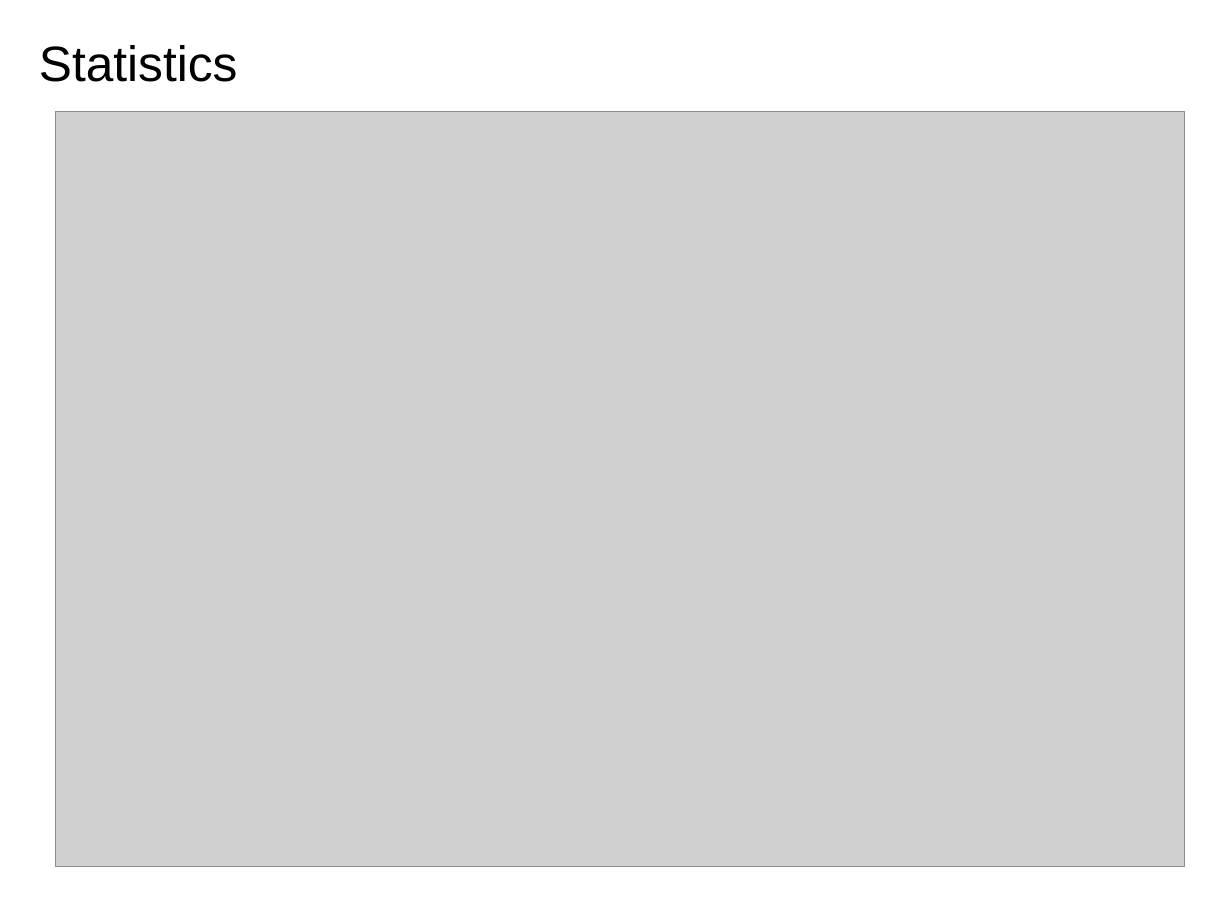
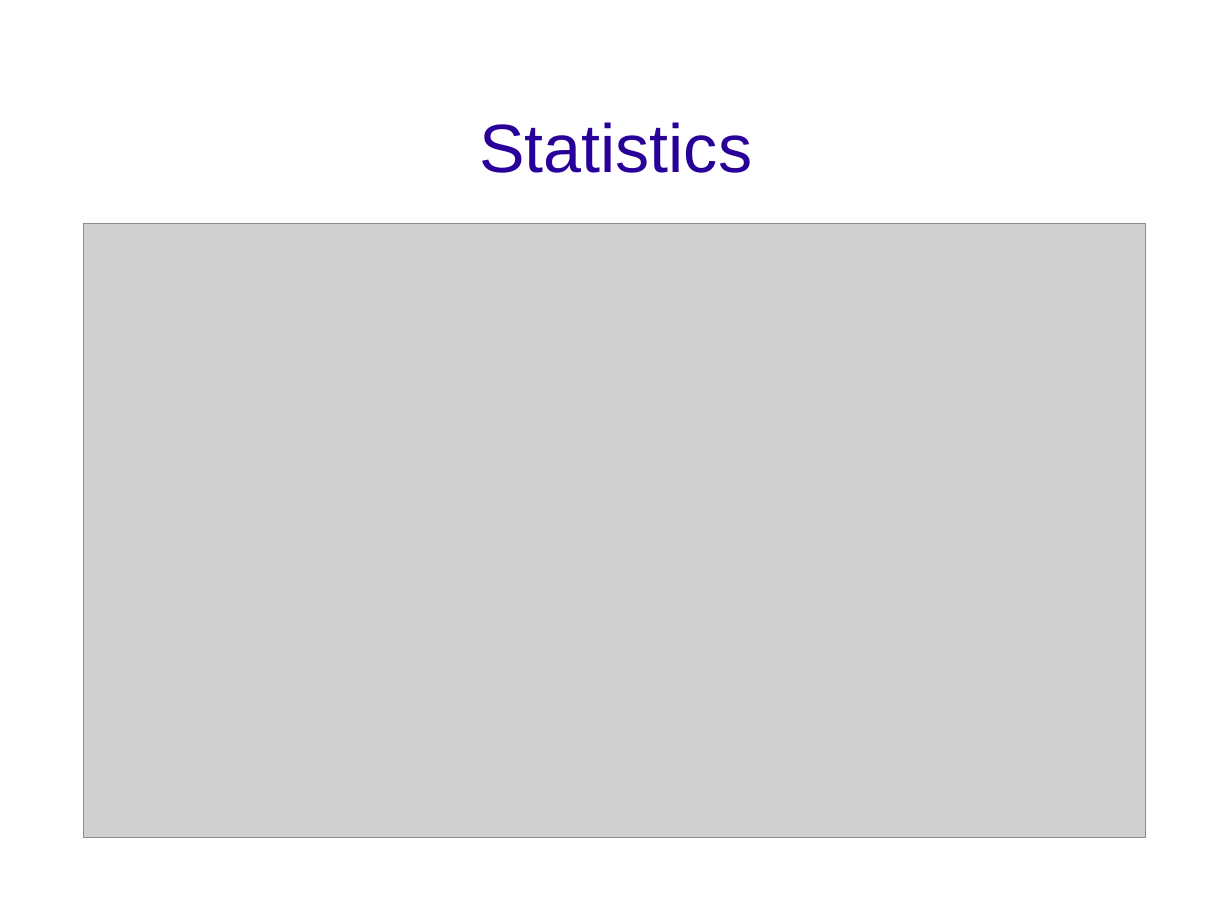
Before and after one commit to xiongchiamiov/CSTutor, a slide deck: slide 13 of presentations/presentation_week5.odp. Drawn at 1232x924 pixels with LibreOffice and Linux fonts; fonts in the diff are those of the drawing; grey boxes stand for pictures; background and template pictures are left out. Boxes give left, top, right and bottom in pixels: in the first picture for what was removed or moved away, otherwise in the second. Text is boxed around its words. In the diff, an @@ line names an element or a change of style, - is before the commit and + after.

Commit message:
crop stats screenshots; make stats section of slides conform a little better

```diff
--- a/presentations/presentation_week5.odp
+++ b/presentations/presentation_week5.odp
@@ title "Statistics": place and size @@
-title "Statistics" at (39,45,238,82)
+title "Statistics" at (479,122,752,173)
@@ title "Statistics" at (479,122,752,173): size 32 to 44 pt, text colour #000000 to #280099; alignment left to centre; line spacing 0.93 to 1; vertical alignment top to middle @@
@@ picture: place and size @@
-picture at (56,112,1185,866)
+picture at (84,224,1146,838)
```
Also in this commit, not shown: 4 other slides changed, 4 other files.
